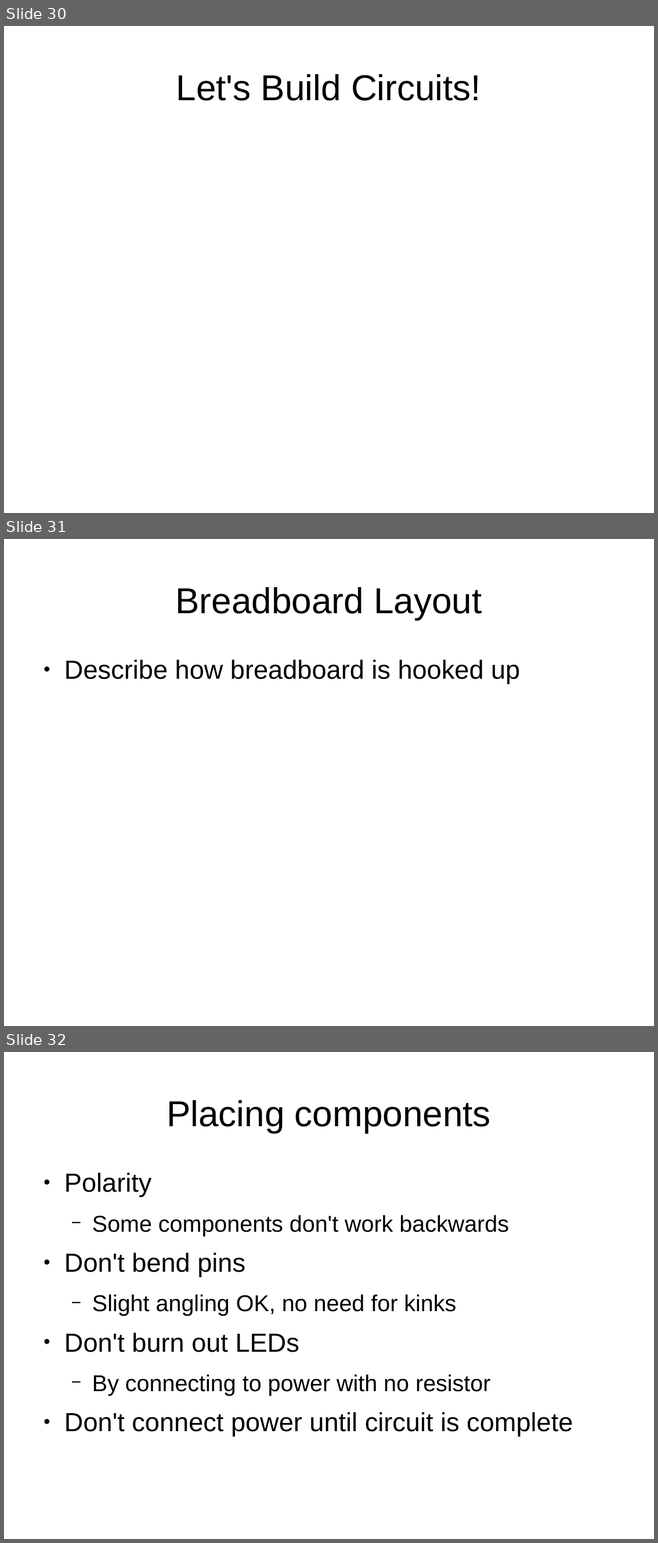
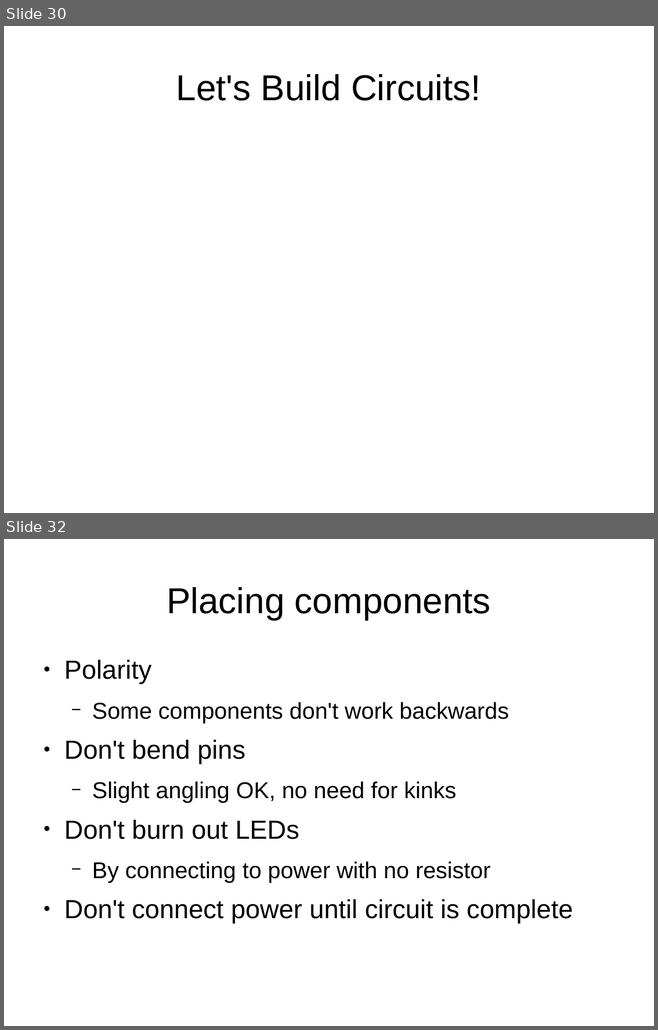
Before and after one commit to swarren/presentations, a slide deck: lcs-multivibrators/lcs-multivibrators.odp. Shown one above the other, each under a label of ours: slides 30, 31 and 32 before the commit, slides 30 and 32 after it; the slides between them are not shown. The pictures are 658x1543 and 658x1030 pixels, drawn with LibreOffice and Linux fonts; fonts in the diff are those of the drawing; background and template pictures are left out. Boxes give left, top, right and bottom in pixels: in the first picture for what was removed or moved away, otherwise in the second. Text is boxed around its words. In the diff, an @@ line names an element or a change of style, - is before the commit and + after.

```diff
--- a/lcs-multivibrators/lcs-multivibrators.odp
+++ b/lcs-multivibrators/lcs-multivibrators.odp
@@ slide 31 removed at <box>4,539,654,1026</box>, background #FFFFFF @@
@@ title removed at <box>176,587,481,620</box> @@
-Breadboard Layout
@@ text removed at <box>64,660,520,684</box> @@
-● Describe how breadboard is hooked up
```
Also in this commit, not shown: 3 slides changed, 2 slides added, 1 other slide removed.
